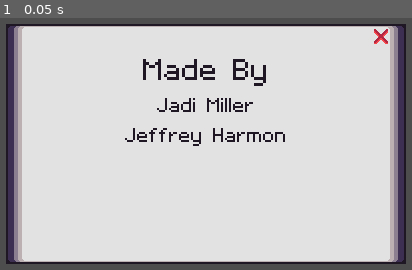
Above: before the commit, frame 1.
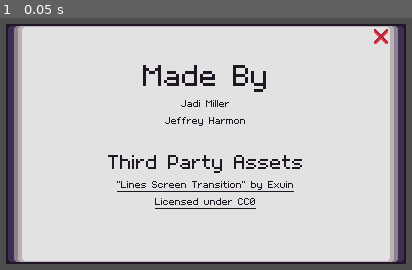
Above: after the commit, the same moment.

Repository: jadicodes/zodiac-battler
Game: Godot game, scene res://main_menu/credits.tscn
Two runs of this game, one before a commit and one after it. Both use one fixed random seed, a clock stepped at 60 frames per second and the inputs below. This scene is started directly instead of the project's main scene.
Inputs:
- Up to frame 1 (0.05 s): no input

The runs differ from the first frame. In frame 1, 3.7% of the frame differs, in the area x 26-74%, y 16-76%.

Commit message:
Add third party assets to credits

Diff:
--- a/project/main_menu/credits.tscn
+++ b/project/main_menu/credits.tscn
@@ -32,7 +32,7 @@
 grow_horizontal = 2
 grow_vertical = 2
 theme_override_constants/margin_left = 24
-theme_override_constants/margin_top = 24
+theme_override_constants/margin_top = 30
 theme_override_constants/margin_right = 24
 theme_override_constants/margin_bottom = 24
 
@@ -47,15 +47,45 @@
 
 [node name="JadiLabel" type="Label" parent="Panel/MarginContainer/VBoxContainer"]
 layout_mode = 2
-theme_override_font_sizes/font_size = 32
+theme_override_font_sizes/font_size = 16
 text = "Jadi Miller"
 horizontal_alignment = 1
 
 [node name="JeffreyLabel" type="Label" parent="Panel/MarginContainer/VBoxContainer"]
 layout_mode = 2
-theme_override_font_sizes/font_size = 32
+theme_override_font_sizes/font_size = 16
 text = "Jeffrey Harmon"
 horizontal_alignment = 1
+
+[node name="Label2" type="Label" parent="Panel/MarginContainer/VBoxContainer"]
+layout_mode = 2
+
+[node name="ThirdPartyAssetsLabel" type="Label" parent="Panel/MarginContainer/VBoxContainer"]
+layout_mode = 2
+theme_override_font_sizes/font_size = 32
+text = "Third Party Assets"
+horizontal_alignment = 1
+vertical_alignment = 1
+
+[node name="LinkButton" type="LinkButton" parent="Panel/MarginContainer/VBoxContainer"]
+layout_mode = 2
+size_flags_horizontal = 4
+theme_override_colors/font_color = Color(0.12156863, 0.09019608, 0.13725491, 1)
+theme_override_colors/font_focus_color = Color(0.27450982, 0.3372549, 0.64705884, 1)
+theme_override_colors/font_pressed_color = Color(0.27450982, 0.3372549, 0.64705884, 1)
+theme_override_colors/font_hover_color = Color(0.27450982, 0.3372549, 0.64705884, 1)
+text = "\"Lines Screen Transition\" by Exuin"
+uri = "https://godotshaders.com/shader/lines-screen-transition/"
+
+[node name="CC0Button" type="LinkButton" parent="Panel/MarginContainer/VBoxContainer"]
+layout_mode = 2
+size_flags_horizontal = 4
+theme_override_colors/font_color = Color(0.12156863, 0.09019608, 0.13725491, 1)
+theme_override_colors/font_focus_color = Color(0.27450982, 0.3372549, 0.64705884, 1)
+theme_override_colors/font_pressed_color = Color(0.27450982, 0.3372549, 0.64705884, 1)
+theme_override_colors/font_hover_color = Color(0.27450982, 0.3372549, 0.64705884, 1)
+text = "Licensed under CC0"
+uri = "https://creativecommons.org/public-domain/cc0/"
 
 [node name="CloseButton" type="TextureButton" parent="Panel"]
 layout_mode = 0
